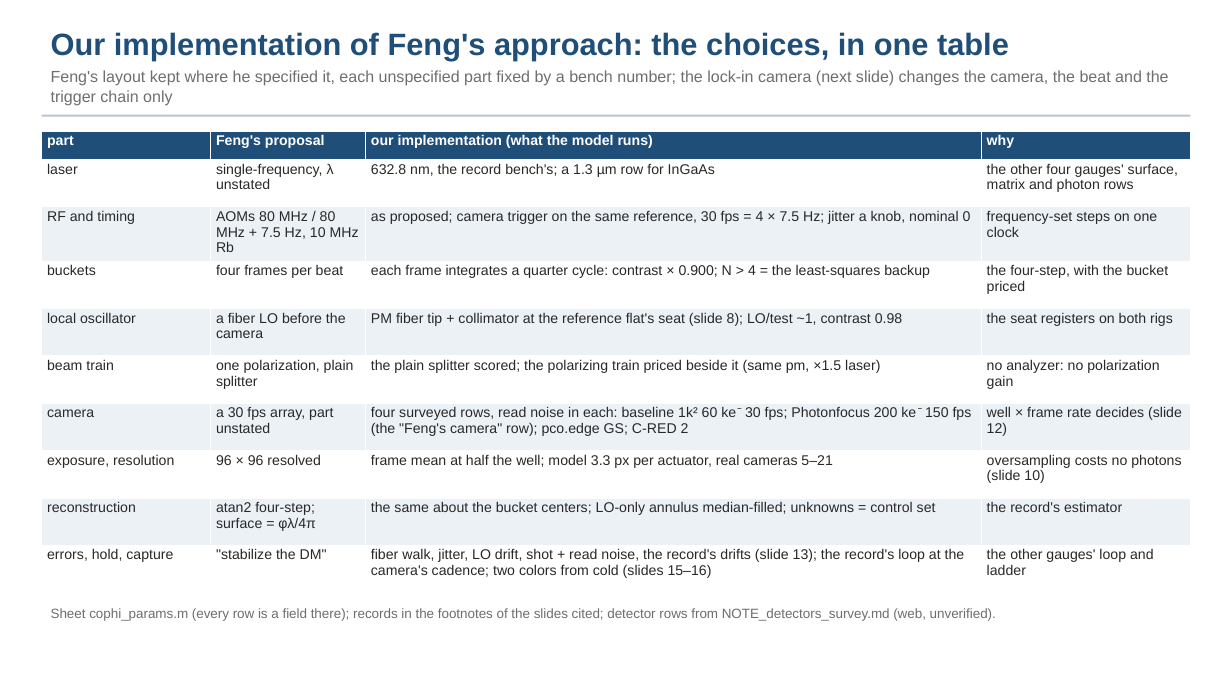
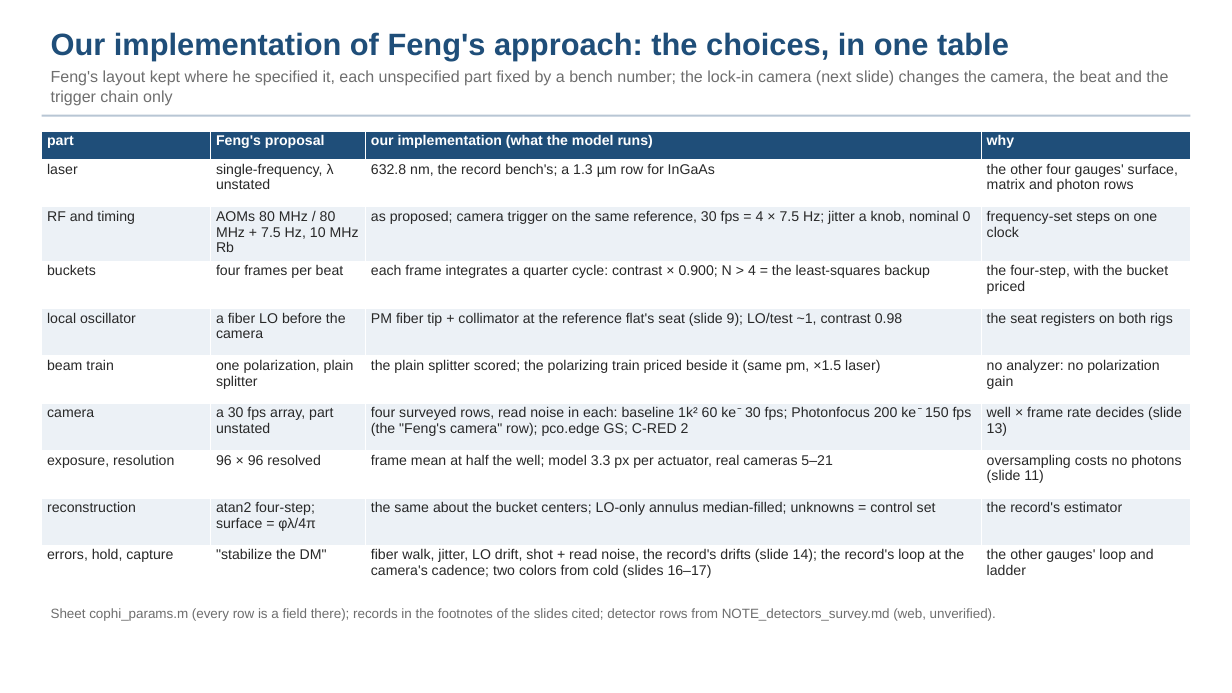
Before and after one commit to nasa-jpl/macos, a slide deck: slide 4 of demo_session/deck_cophi.pptx. Drawn at 1232x693 pixels with LibreOffice and Linux fonts; fonts in the diff are those of the drawing. Boxes give left, top, right and bottom in pixels: in the first picture for what was removed or moved away, otherwise in the second. Text is boxed around its words. In the diff, an @@ line names an element or a change of style, - is before the commit and + after.

```diff
--- a/demo_session/deck_cophi.pptx
+++ b/demo_session/deck_cophi.pptx
@@ table at [42, 131, 1190, 586] @@
-row 5, column 3: PM fiber tip + collimator at the reference flat's seat (slide 8); LO/test ~1, contrast 0.98
+row 5, column 3: PM fiber tip + collimator at the reference flat's seat (slide 9); LO/test ~1, contrast 0.98
-row 7, column 4: well × frame rate decides (slide 12)
+row 7, column 4: well × frame rate decides (slide 13)
-row 8, column 4: oversampling costs no photons (slide 10)
+row 8, column 4: oversampling costs no photons (slide 11)
-row 10, column 3: fiber walk, jitter, LO drift, shot + read noise, the record's drifts (slide 13); the record's loop at the camera's cadence; two colors from cold (slides 15–16)
+row 10, column 3: fiber walk, jitter, LO drift, shot + read noise, the record's drifts (slide 14); the record's loop at the camera's cadence; two colors from cold (slides 16–17)
```
Also in this commit, not shown: 5 other slides changed, 1 slide added, 6 other files.
